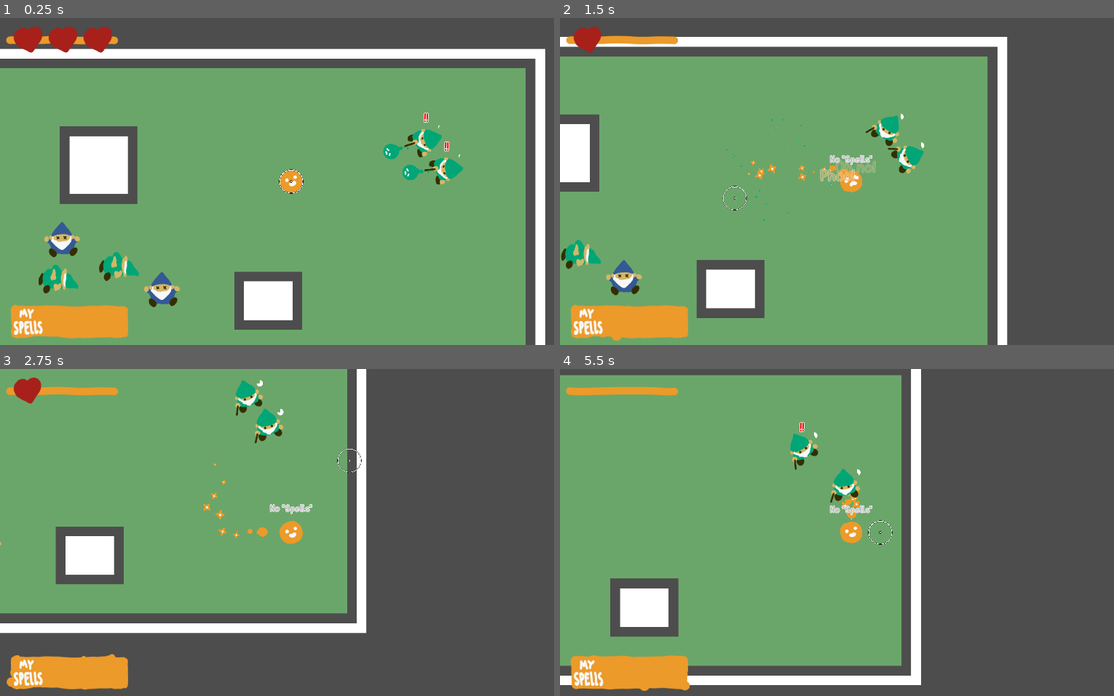
Above: before the commit, frames 1-4 (two rows, left to right).
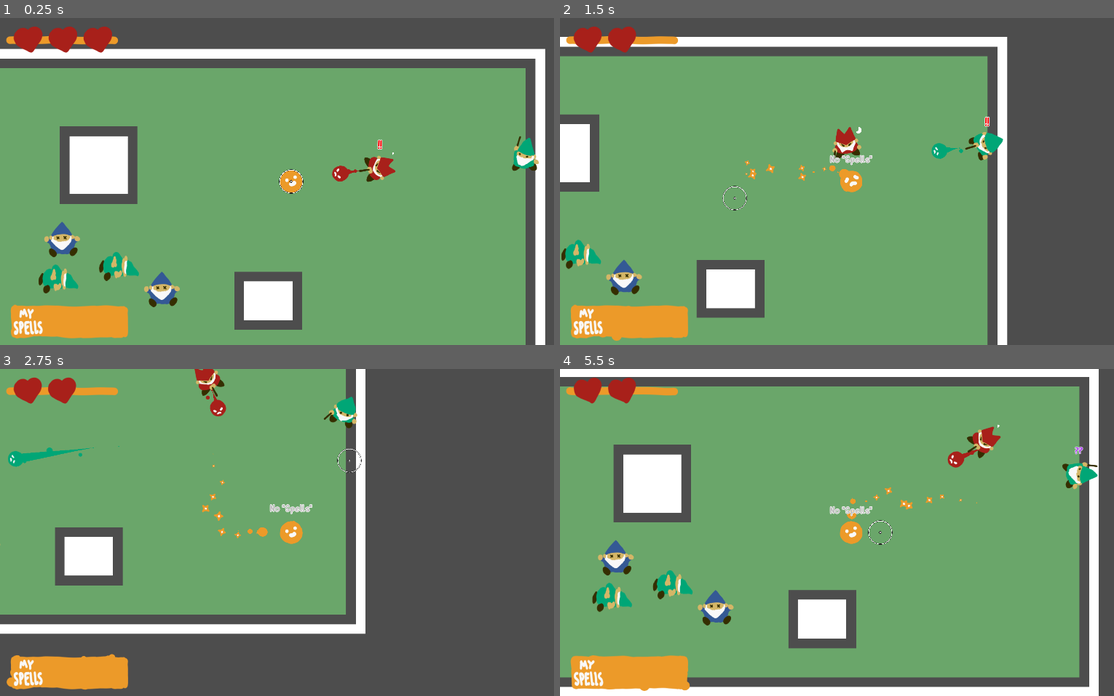
Above: after the commit, the same moments.

Repository: Tzeryushi/A-Wizard-Casting-Spell
Game: Godot game, scene res://Scenes/TestScene.tscn
Two runs of this game, one before a commit and one after it. Both use one fixed random seed, a clock stepped at 60 frames per second and the inputs below. This scene is started directly instead of the project's main scene.
Inputs (mouse positions are in pixels of both pictures, inside the frame that each line leads up to):
- Up to frame 1 (0.25 s): no input
- Up to frame 2 (1.5 s): move the mouse to (981, 165) at 0.52 s; hold D (move_right) 0.53-1.28 s; tap Space (flip) at 0.6 s; click (981, 165) at 0.8 s; move the mouse to (737, 197) at 1.27 s; hold S (move_down) from 1.28 s (still down); click (737, 197) at 1.35 s
- Up to frame 3 (2.75 s): tap Space (flip) at 1.55, 2.1 s; move the mouse to (349, 460) at 2.02 s; release S (move_down) at 2.03 s; hold D (move_right) from 2.03 s (still down); click (349, 460) at 2.3 s
- Up to frame 4 (5.5 s): move the mouse to (820, 597) at 2.77 s; release D (move_right) at 2.78 s; hold W (move_up) 2.78-3.53 s; click (820, 597) at 2.85 s; tap Space (flip) at 3.05, 3.6, 4.55, 5.1 s; move the mouse to (1025, 581) at 3.52 s; hold A (move_left) 3.53-5.03 s; click (1025, 581) at 3.8 s; move the mouse to (676, 483) at 4.27 s; click (676, 483) at 4.35 s; move the mouse to (881, 532) at 5.02 s; hold S (move_down) from 5.03 s (still down); click (881, 532) at 5.3 s

The runs differ from the first frame. In frame 1, 1.7% of the frame differs, in the area x 59-98%, y 28-51%; in frame 2, 2.5%; in frame 3, 3.7%; in frame 4, 50%, in the area x 0-98%, y 0-100%.

Commit message:
red wizard updates

Diff:
--- a/Assets/Actors/Enemy/BlueWizard/BlueWizard.tscn
+++ b/Assets/Actors/Enemy/BlueWizard/BlueWizard.tscn
@@ -65,15 +65,9 @@
 [node name="Animations" parent="." index="0"]
 sprite_frames = SubResource("SpriteFrames_ee0fw")
 
-[node name="SightLine" parent="." index="5"]
-collision_mask = 3
-collide_with_areas = false
-
 [node name="FollowLine" parent="." index="6"]
 visible = true
 target_position = Vector2(900, 0)
-collision_mask = 2
-collide_with_areas = false
 
 [node name="GlowSprite" parent="." index="11"]
 material = SubResource("ShaderMaterial_ynu31")
--- /dev/null
+++ b/Assets/Actors/Enemy/RedWizard/RedWizard.tscn
@@ -0,0 +1,102 @@
+[gd_scene load_steps=16 format=3 uid="uid://cabldqhgo5kpc"]
+
+[ext_resource type="PackedScene" uid="uid://c5c43qfqmlofk" path="res://Assets/Actors/Enemy/BlueWizard/BlueWizard.tscn" id="1_ra6eq"]
+[ext_resource type="Texture2D" uid="uid://bikbhdc84ehxx" path="res://Assets/Actors/Enemy/RedWizard/Sprites/RedWizard0003.png" id="2_jew55"]
+[ext_resource type="PackedScene" uid="uid://xca31tb724id" path="res://Assets/Spells/EnemySpells/RedSpell.tscn" id="2_l8up2"]
+[ext_resource type="PackedScene" uid="uid://bhyiok7y6l5tx" path="res://Assets/Bodies/RedBody.tscn" id="3_rxluk"]
+[ext_resource type="Texture2D" uid="uid://dfn3gxg5a1f6w" path="res://Assets/Actors/Enemy/RedWizard/Sprites/RedWizard0004.png" id="3_ua1t8"]
+[ext_resource type="Texture2D" uid="uid://crwol6wqvgtba" path="res://Assets/Actors/Enemy/RedWizard/Sprites/RedWizard0001.png" id="4_gysnh"]
+[ext_resource type="Texture2D" uid="uid://dgi6cdnmvp5ph" path="res://Assets/Actors/Enemy/RedWizard/Sprites/RedWizard0007.png" id="5_m6v45"]
+[ext_resource type="Texture2D" uid="uid://bynotcux05xsu" path="res://Assets/Actors/Enemy/RedWizard/Sprites/RedWizard0006.png" id="6_a1yt3"]
+[ext_resource type="Texture2D" uid="uid://be00jqen1o2cu" path="res://Assets/Actors/Enemy/RedWizard/Sprites/RedWizard0008.png" id="7_cgf3q"]
+[ext_resource type="Texture2D" uid="uid://byjgy7dopy3kk" path="res://Assets/Actors/Enemy/RedWizard/Sprites/RedWizard0009.png" id="8_lwsb1"]
+[ext_resource type="Texture2D" uid="uid://b4ays5wlvxygi" path="res://Assets/Actors/Enemy/RedWizard/Sprites/RedWizard0002.png" id="9_wg7qe"]
+[ext_resource type="Shader" path="res://Art/Shaders/EnemyGlow.gdshader" id="10_csbw2"]
+[ext_resource type="Texture2D" uid="uid://b7jn0k8jxpfef" path="res://Art/corona.png" id="11_keoes"]
+
+[sub_resource type="SpriteFrames" id="SpriteFrames_ssxwi"]
+animations = [{
+"frames": [{
+"duration": 1.0,
+"texture": ExtResource("2_jew55")
+}],
+"loop": false,
+"name": &"attack",
+"speed": 2.0
+}, {
+"frames": [{
+"duration": 1.0,
+"texture": ExtResource("3_ua1t8")
+}],
+"loop": false,
+"name": &"hurt",
+"speed": 3.0
+}, {
+"frames": [{
+"duration": 1.0,
+"texture": ExtResource("4_gysnh")
+}],
+"loop": true,
+"name": &"idle",
+"speed": 5.0
+}, {
+"frames": [{
+"duration": 1.0,
+"texture": ExtResource("5_m6v45")
+}, {
+"duration": 1.0,
+"texture": ExtResource("6_a1yt3")
+}],
+"loop": true,
+"name": &"moving",
+"speed": 6.0
+}, {
+"frames": [{
+"duration": 1.0,
+"texture": ExtResource("7_cgf3q")
+}, {
+"duration": 1.0,
+"texture": ExtResource("8_lwsb1")
+}],
+"loop": true,
+"name": &"moving_windup",
+"speed": 6.0
+}, {
+"frames": [{
+"duration": 1.0,
+"texture": ExtResource("9_wg7qe")
+}],
+"loop": true,
+"name": &"windup",
+"speed": 5.0
+}]
+
+[sub_resource type="ShaderMaterial" id="ShaderMaterial_cqiwk"]
+resource_local_to_scene = true
+shader = ExtResource("10_csbw2")
+shader_parameter/cutoff_one = 2.0
+shader_parameter/cutoff_two = 0.0
+shader_parameter/smooth_size = 0.338
+shader_parameter/invert_mask = true
+shader_parameter/masking_color = Color(1, 1, 1, 1)
+shader_parameter/mask = ExtResource("11_keoes")
+
+[node name="RedWizard" instance=ExtResource("1_ra6eq")]
+_spell_scene = ExtResource("2_l8up2")
+_body_scene = ExtResource("3_rxluk")
+_spell_restriction_time = 2.0
+_spell_velocity = 250.0
+_distance_to_keep = 300.0
+acceleration = 10.0
+decceleration = 8.0
+max_movement_speed = 350.0
+
+[node name="Animations" parent="." index="0"]
+sprite_frames = SubResource("SpriteFrames_ssxwi")
+animation = &"windup"
+
+[node name="FollowLine" parent="." index="6"]
+target_position = Vector2(1200, 0)
+
+[node name="GlowSprite" parent="." index="11"]
+material = SubResource("ShaderMaterial_cqiwk")
--- a/Assets/Actors/Player/Player States/PlayerState.gd
+++ b/Assets/Actors/Player/Player States/PlayerState.gd
@@ -34,5 +34,4 @@
 #		elif move_last.y == 1:
 #			value_y = 1
 #	move_last.y = value_y
-
-	return Vector2(value_x, value_y)
+	return Vector2(value_x, value_y).normalized()
--- a/Assets/Actors/Player/Player.gd
+++ b/Assets/Actors/Player/Player.gd
@@ -34,6 +34,7 @@
 signal max_spells
 
 func _ready() -> void:
+	Input.set_use_accumulated_input(false)
 	if Engine.time_scale != 1.0:
 		Engine.time_scale = 1.0
 	state_manager.init_state(self)
@@ -55,18 +56,19 @@
 
 func _unhandled_input(_event) -> void:
 	state_manager.input(_event)
+
+
+func _process(_delta):
+	state_manager.process(_delta)
+	flip_timer = max(flip_timer-_delta, 0.0)
+	#handle sprite rotations here?
+	sprite_rotation()
 	if Input.is_action_just_pressed("shoot"):
 		shoot()
 	if Input.is_action_just_pressed("flip"):
 		flip_slow_time()
 	elif Input.is_action_just_released("flip") and is_slowing_time == true:
 		flip_unslow_time()
-
-func _process(_delta):
-	state_manager.process(_delta)
-	flip_timer = max(flip_timer-_delta, 0.0)
-	#handle sprite rotations here?
-	sprite_rotation()
 
 func _physics_process(_delta):
 	state_manager.physics_process(_delta)
@@ -101,6 +103,8 @@
 		animations.play("idle")
 	elif spell_stack.is_empty():
 		TextPopper.jolt_text("[center][color=gray]No \"Spells\"", self, 50.0, )
+	elif !can_fire_spell:
+		TextPopper.jolt_text("[center][color=gray]Fire limited by timer?", self, 50.0)
 	return
 
 func player_death() -> void:
@@ -196,7 +200,7 @@
 	return true
 
 func pickup_fail() -> void:
-	TextPopper.jolt_text("[center][color=gray]\"Spells\" Full!", self, 50.0, )
+	TextPopper.jolt_text("[center][color=gray]\"Spells\" Full!", self, 50.0)
 
 func pickup_body(body:BaseBody) -> void:
 	AudioManager.play("res://Art/SFX/spell1.wav")
--- a/Assets/Actors/Player/Player.tscn
+++ b/Assets/Actors/Player/Player.tscn
@@ -120,6 +120,7 @@
 _enemy_arrow_scene = ExtResource("3_j7uh3")
 _warp_particle_scene = ExtResource("4_fj8b0")
 _warp_out_particle_scene = ExtResource("5_a5cxi")
+_spell_restriction_time = 0.15
 _max_spells = 3
 _ouchie_index = Array[String](["Oof!", "Ouchie!", "Ugh!", "Oofie!", "No fair!", "Guh!", "Dagnabbit!", "Phoo!", "Shucks!", "Jebus!", "Woah!", "Ack!", "That's no good!", "Skill issue!", "Arrrgh!", "Oofers!", "Oh no!"])
 animation_node = NodePath("Animations")
--- a/Assets/Bodies/BaseBody.tscn
+++ b/Assets/Bodies/BaseBody.tscn
@@ -8,7 +8,7 @@
 radius = 42.0119
 
 [sub_resource type="CircleShape2D" id="CircleShape2D_0d2vc"]
-radius = 19.0263
+radius = 35.0143
 
 [sub_resource type="CircleShape2D" id="CircleShape2D_s6e8j"]
 radius = 51.0
--- /dev/null
+++ b/Assets/Bodies/BodyResources/RedBody.tres
@@ -0,0 +1,13 @@
+[gd_resource type="Resource" script_class="BodyModel" load_steps=2 format=3 uid="uid://b6xk7pih30b1g"]
+
+[ext_resource type="Script" path="res://Assets/Bodies/BodyModel.gd" id="1_jbr2g"]
+
+[resource]
+script = ExtResource("1_jbr2g")
+wizard_type = 2
+spell_type = 6
+damage = 3
+speed = 4000.0
+lifetime = 1.0
+acceleration = 150.0
+color = Color(0.658824, 0.12549, 0.101961, 1)
--- /dev/null
+++ b/Assets/Bodies/RedBody.tscn
@@ -0,0 +1,12 @@
+[gd_scene load_steps=4 format=3 uid="uid://bhyiok7y6l5tx"]
+
+[ext_resource type="PackedScene" uid="uid://ulsdvyhxi71d" path="res://Assets/Bodies/BaseBody.tscn" id="1_kmuc4"]
+[ext_resource type="Resource" uid="uid://b6xk7pih30b1g" path="res://Assets/Bodies/BodyResources/RedBody.tres" id="2_mtykv"]
+[ext_resource type="Texture2D" uid="uid://dwyxjtyv6oyg0" path="res://Assets/Actors/Enemy/RedWizard/Sprites/RedWizard0005.png" id="3_b4dxh"]
+
+[node name="RedBody" instance=ExtResource("1_kmuc4")]
+body_info = ExtResource("2_mtykv")
+
+[node name="Sprite" parent="." index="0"]
+scale = Vector2(1, 1)
+texture = ExtResource("3_b4dxh")
--- /dev/null
+++ b/Assets/HUD/DeadWizardStorage/DeadRedWizard.tscn
@@ -0,0 +1,6 @@
+[gd_scene load_steps=2 format=3 uid="uid://bnjeyvtlh3xf3"]
+
+[ext_resource type="Texture2D" uid="uid://cs28wluuk31ee" path="res://Assets/Actors/Enemy/RedWizard/Sprites/RedWizardMissile.PNG" id="1_8aty1"]
+
+[node name="DeadRedWizard" type="TextureRect"]
+texture = ExtResource("1_8aty1")
--- a/Assets/HUD/DeadWizardStorage/WizardImageRef.tres
+++ b/Assets/HUD/DeadWizardStorage/WizardImageRef.tres
@@ -1,10 +1,12 @@
-[gd_resource type="Resource" script_class="WizardHUDRef" load_steps=4 format=3 uid="uid://bkeyu2gl4l2r2"]
+[gd_resource type="Resource" script_class="WizardHUDRef" load_steps=5 format=3 uid="uid://bkeyu2gl4l2r2"]
 
 [ext_resource type="Script" path="res://Assets/HUD/DeadWizardStorage/WizardHUDRef.gd" id="1_6lent"]
 [ext_resource type="PackedScene" uid="uid://b41hd01awqssl" path="res://Assets/HUD/DeadWizardStorage/DeadBlueWizard.tscn" id="1_kvpjy"]
 [ext_resource type="PackedScene" uid="uid://m5r8t1golwwa" path="res://Assets/HUD/DeadWizardStorage/DeadGreenWizard.tscn" id="1_yasum"]
+[ext_resource type="PackedScene" uid="uid://bnjeyvtlh3xf3" path="res://Assets/HUD/DeadWizardStorage/DeadRedWizard.tscn" id="3_1l7rs"]
 
 [resource]
 script = ExtResource("1_6lent")
 green_wizard = ExtResource("1_yasum")
 blue_wizard = ExtResource("1_kvpjy")
+red_wizard = ExtResource("3_1l7rs")
--- a/Assets/SoundtrackManager.gd
+++ b/Assets/SoundtrackManager.gd
@@ -5,6 +5,7 @@
 enum THEME { YULG }
 
 func _ready() -> void:
+	AudioServer.set_bus_volume_db(0, -10.0)
 	play(THEME.YULG)
 
 #dictionary to store all soundtracks with enum key
--- /dev/null
+++ b/Assets/Spells/EnemySpells/RedSpell.gd
@@ -0,0 +1,29 @@
+extends BaseSpell
+
+@export var spell_split_time : float = 0.7
+@export var no_hit_detection_time : float = 0.1
+
+var spell_split_timer : float = spell_split_time
+var child_no_hit_timer : float = no_hit_detection_time
+var is_child : bool = false
+const split_amount : int = 2
+
+func _process(_delta) -> void:
+	if !is_child:
+		spell_split_timer -= _delta
+		if spell_split_timer <= 0.0 and !_hit:
+			split_spell()
+		return
+
+	#countdown to lifetime.
+	_lifetime -= _delta
+	if _lifetime <= 0.0 and !_hit:
+		no_hit_destroy()
+
+func set_as_child() -> void:
+	is_child = true
+
+func split_spell() -> void:
+	return
+
+#need to make an exception for when new spells are instanced
--- a/Assets/Spells/EnemySpells/RedSpell.tscn
+++ b/Assets/Spells/EnemySpells/RedSpell.tscn
@@ -1,11 +1,15 @@
-[gd_scene load_steps=5 format=3 uid="uid://xca31tb724id"]
+[gd_scene load_steps=6 format=3 uid="uid://xca31tb724id"]
 
 [ext_resource type="PackedScene" uid="uid://brec14f0yf1mg" path="res://Assets/Spells/BaseSpell.tscn" id="1_j2yft"]
 [ext_resource type="Texture2D" uid="uid://crqulkb0ub0lj" path="res://Assets/Spells/SpellArt/RedSpell.PNG" id="2_av0gw"]
 [ext_resource type="PackedScene" uid="uid://cll3qdcohxquh" path="res://Art/Particles/RedBlast.tscn" id="2_e5qmw"]
+[ext_resource type="Script" path="res://Assets/Spells/EnemySpells/RedSpell.gd" id="2_vshkb"]
 [ext_resource type="Texture2D" uid="uid://cjj033bff1s8e" path="res://Assets/Spells/SpellArt/RedBlub.PNG" id="4_nf4jg"]
 
 [node name="RedSpell" instance=ExtResource("1_j2yft")]
+script = ExtResource("2_vshkb")
+spell_split_time = 0.7
+no_hit_detection_time = 0.1
 blast_scene = ExtResource("2_e5qmw")
 
 [node name="Sprite" parent="." index="0"]
--- /dev/null
+++ b/Assets/Spells/RedWizardSpell.tscn
@@ -0,0 +1,11 @@
+[gd_scene load_steps=4 format=3 uid="uid://dl1js0i4iavg6"]
+
+[ext_resource type="PackedScene" uid="uid://bjcxtpo073fwh" path="res://Assets/Spells/GreenWizardSpell.tscn" id="1_3gh7b"]
+[ext_resource type="PackedScene" uid="uid://bhyiok7y6l5tx" path="res://Assets/Bodies/RedBody.tscn" id="2_v51uj"]
+[ext_resource type="Texture2D" uid="uid://cs28wluuk31ee" path="res://Assets/Actors/Enemy/RedWizard/Sprites/RedWizardMissile.PNG" id="2_y1yan"]
+
+[node name="RedWizardSpell" instance=ExtResource("1_3gh7b")]
+_body_scene = ExtResource("2_v51uj")
+
+[node name="Sprite2D" parent="." index="3"]
+texture = ExtResource("2_y1yan")
--- a/Assets/Spells/SpellList.tres
+++ b/Assets/Spells/SpellList.tres
@@ -7,6 +7,7 @@
 [ext_resource type="PackedScene" uid="uid://bjcxtpo073fwh" path="res://Assets/Spells/GreenWizardSpell.tscn" id="2_w1h2x"]
 [ext_resource type="PackedScene" uid="uid://bojbqojwsx1ie" path="res://Assets/Spells/EnemySpells/GreenSpell.tscn" id="4_00i2w"]
 [ext_resource type="PackedScene" uid="uid://xca31tb724id" path="res://Assets/Spells/EnemySpells/RedSpell.tscn" id="5_tt74x"]
+[ext_resource type="PackedScene" uid="uid://dl1js0i4iavg6" path="res://Assets/Spells/RedWizardSpell.tscn" id="6_44kvw"]
 
 [resource]
 script = ExtResource("1_wppl2")
@@ -16,4 +17,4 @@
 blue_spell = ExtResource("2_sjgqs")
 blue_body_spell = ExtResource("2_ka76c")
 red_spell = ExtResource("5_tt74x")
-red_body_spell = ExtResource("2_ka76c")
+red_body_spell = ExtResource("6_44kvw")
--- a/Scenes/TestScene.tscn
+++ b/Scenes/TestScene.tscn
@@ -7,6 +7,7 @@
 [ext_resource type="PackedScene" uid="uid://t401ys66ffnc" path="res://Assets/Bodies/GreenBody.tscn" id="6_g0ebw"]
 [ext_resource type="PackedScene" uid="uid://oc4b5qvhs2ux" path="res://Assets/Bodies/BlueBody.tscn" id="7_2hdqh"]
 [ext_resource type="PackedScene" uid="uid://dmyn7qvgjvqhg" path="res://Assets/HUD/hud.tscn" id="7_rxkmq"]
+[ext_resource type="PackedScene" uid="uid://cabldqhgo5kpc" path="res://Assets/Actors/Enemy/RedWizard/RedWizard.tscn" id="8_kxxtp"]
 
 [node name="Node2D" type="Node2D"]
 
@@ -21,12 +22,9 @@
 position = Vector2(1099, 434)
 
 [node name="GreenWizard" parent="." instance=ExtResource("6_cayom")]
-position = Vector2(1544, 300)
+position = Vector2(1870, 350)
 
 [node name="HUD" parent="." instance=ExtResource("7_rxkmq")]
-
-[node name="GreenWizard2" parent="." instance=ExtResource("6_cayom")]
-position = Vector2(1612, 395)
 
 [node name="GreenBody" parent="." instance=ExtResource("6_g0ebw")]
 position = Vector2(532, 714)
@@ -39,3 +37,6 @@
 
 [node name="BlueBody2" parent="." instance=ExtResource("7_2hdqh")]
 position = Vector2(344, 630)
+
+[node name="RedWizard" parent="." instance=ExtResource("8_kxxtp")]
+position = Vector2(1400, 386)
Binary file removed: Assets/Actors/Enemy/RedWizard/RedWizard0001.png
Binary file removed: Assets/Actors/Enemy/RedWizard/RedWizard0002.png
Binary file removed: Assets/Actors/Enemy/RedWizard/RedWizard0003.png
Binary file removed: Assets/Actors/Enemy/RedWizard/RedWizard0004.png
Binary file removed: Assets/Actors/Enemy/RedWizard/RedWizard0005.png
Binary file added: Assets/Actors/Enemy/RedWizard/Sprites/RedWizard0001.png
Not shown, changed: Assets/Actors/Enemy/RedWizard/Sprites/RedWizard0001.png.import
Binary file added: Assets/Actors/Enemy/RedWizard/Sprites/RedWizard0002.png
Not shown, changed: Assets/Actors/Enemy/RedWizard/Sprites/RedWizard0002.png.import
Binary file added: Assets/Actors/Enemy/RedWizard/Sprites/RedWizard0003.png
Not shown, changed: Assets/Actors/Enemy/RedWizard/Sprites/RedWizard0003.png.import
Binary file added: Assets/Actors/Enemy/RedWizard/Sprites/RedWizard0004.png
(and 15 more such lines)
